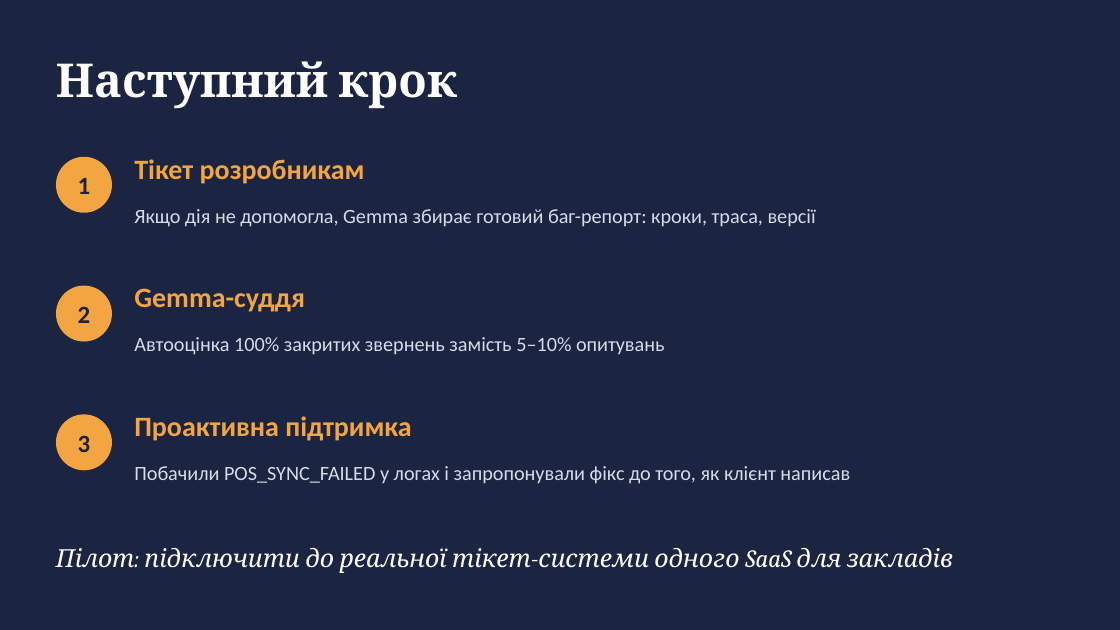
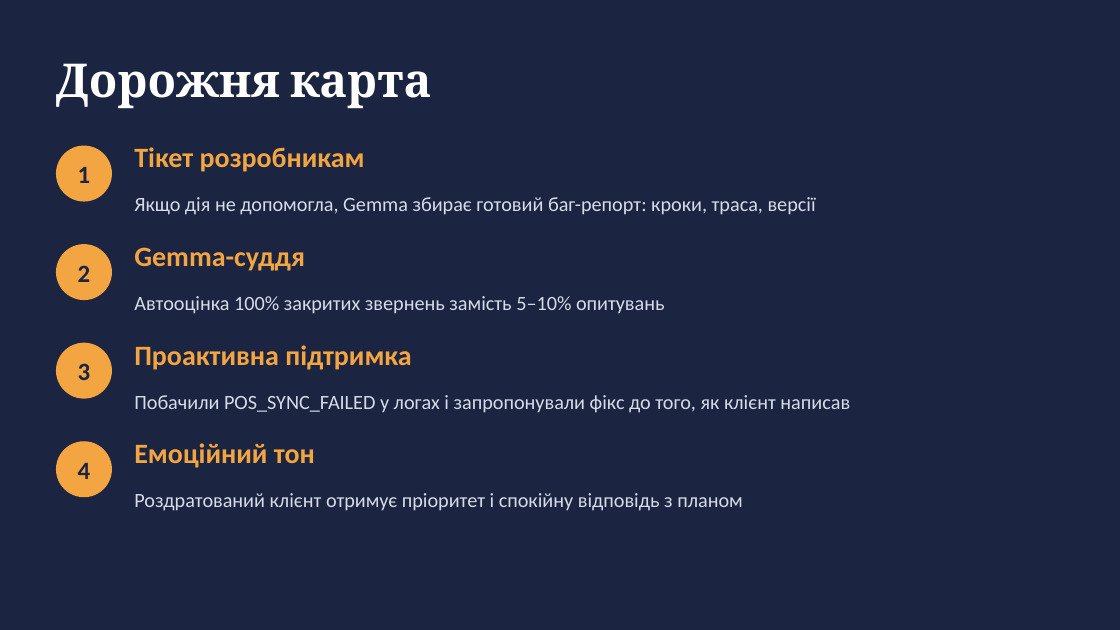
Before and after one commit to Ansandr/hackday-lviv-2026-mvp, a slide deck: slide 9 of docs/pitch/support-desk-pitch.pptx (slide 8 before the commit). Drawn at 1120x630 pixels with LibreOffice and Linux fonts; fonts in the diff are those of the drawing. Boxes give left, top, right and bottom in pixels: in the first picture for what was removed or moved away, otherwise in the second. Text is boxed around its words. In the diff, an @@ line names an element or a change of style, - is before the commit and + after.

```diff
--- a/docs/pitch/support-desk-pitch.pptx
+++ b/docs/pitch/support-desk-pitch.pptx
@@ text at (56, 63, 431, 109): text changed @@
-Наступний крок
+Дорожня карта
@@ 3 texts, 1 ellipse: place and size @@
-3 texts, 1 ellipse at (56, 157, 816, 227)
+3 texts, 1 ellipse at (56, 146, 816, 215)
@@ 3 texts, 1 ellipse: place and size @@
-3 texts, 1 ellipse at (56, 286, 665, 355)
+3 texts, 1 ellipse at (56, 244, 665, 314)
@@ ellipse added at (56, 343, 112, 399), fill #F2A541 @@
@@ 3 texts: place and size @@
-3 texts at (78, 416, 850, 484)
+3 texts at (78, 345, 850, 413)
@@ ellipse: place and size @@
-ellipse at (56, 414, 112, 470)
+ellipse at (56, 441, 112, 497)
@@ text added at (134, 443, 315, 468), 18 pt, text #F2A541, bold @@
+Емоційний тон
@@ text added at (78, 463, 91, 479), 16 pt, text #1B2440, bold @@
+4
@@ text added at (134, 493, 743, 511), 13 pt, text #D5DBE8 @@
+Роздратований клієнт отримує пріоритет і спокійну відповідь з планом
@@ text removed at (56, 548, 953, 573) @@
-Пілот: підключити до реальної тікет-системи одного SaaS для закладів
```
Also in this commit, not shown: 4 other slides changed, 2 slides added, 2 other files.
